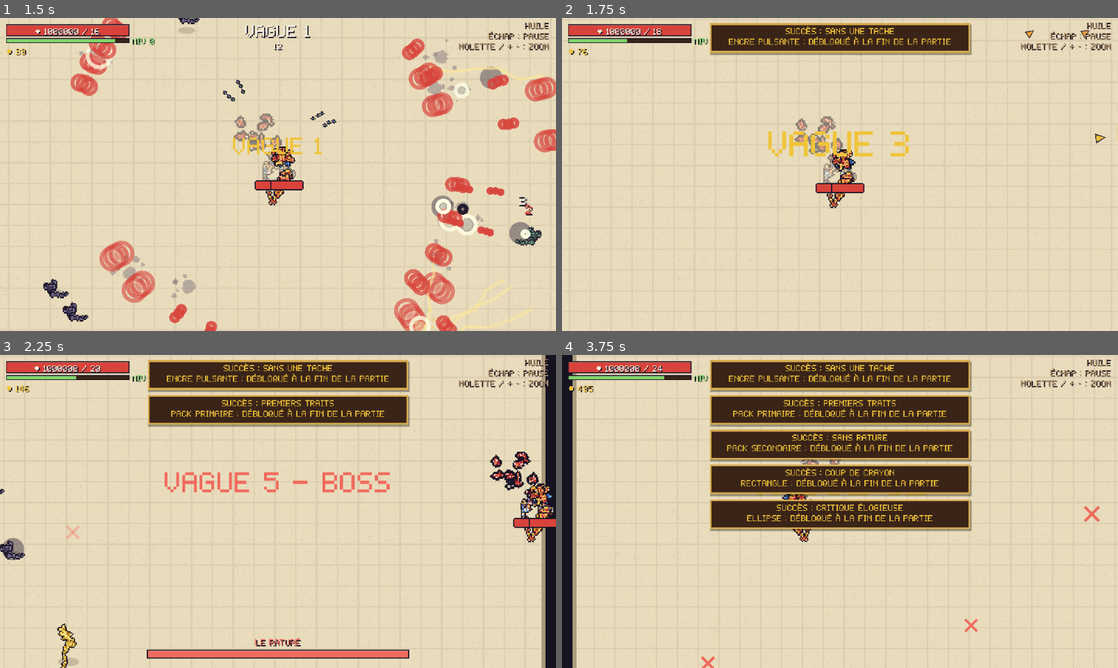
Above: before the commit, frames 1-4 (two rows, left to right).
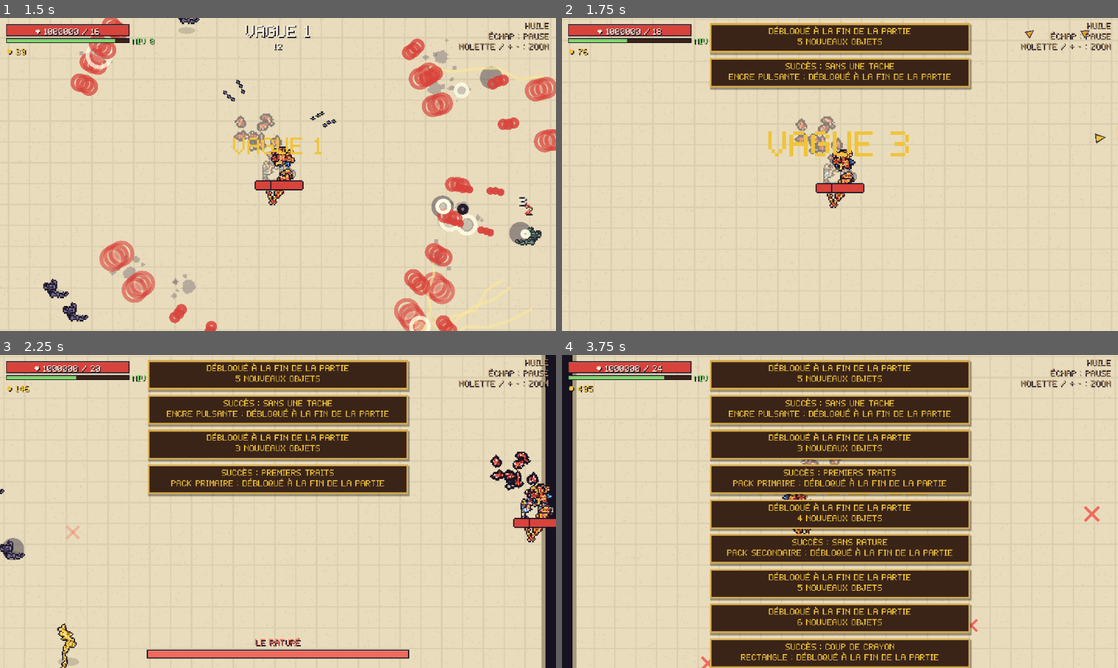
Above: after the commit, the same moments.

Repository: Vltbcq/VowelGame
Game: Godot game, scene res://tests/selftest.tscn
Same seed, same stepped clock (60 frames per second), same inputs: the game is played once before the commit and once after it. This scene is started directly instead of the project's main scene.
Inputs (mouse positions are in pixels of both pictures, inside the frame that each line leads up to):
- Up to frame 1 (1.5 s): tap Enter at 0.5 s; drag from (239, 187) to (333, 105) at 0.52 s; drag from (166, 190) to (250, 237) at 1.27 s
- Up to frame 2 (1.75 s): no input
- Up to frame 3 (2.25 s): move the mouse to (333, 442) at 2.02 s; hold D from 2.03 s (still down); tap P at 2.1 s
- Up to frame 4 (3.75 s): release D at 2.75 s; drag from (812, 574) to (673, 464) at 2.77 s; move the mouse to (1006, 558) at 3.52 s; hold A from 3.53 s (still down); tap Keypad Enter at 3.6 s

Frame 1 is identical in both runs. In frame 2, 5.6% of the frame differs, in the area x 26-74%, y 2-23%; in frame 3, 11%; in frame 4, 22%, in the area x 26-74%, y 2-100%.

Commit message:
Succès d'objets : la moitié des armes et amulettes à débloquer
- 20 armes / 62 amulettes verrouillées, absentes de la boutique
- Conditions visibles uniquement dans le Bestiaire (verrouillé / en attente / débloqué)
- Déblocage appliqué à la fin de la partie (abandon compris), une seule notif groupée
- Récap de fin épuré, une ligne par objet, liste qui défile
- Anciennes sauvegardes : ce qui est déjà prouvé est débloqué au chargement
- Test itemlocktest

Co-Authored-By: Claude Opus 5.5 <noreply@anthropic.com>

Diff:
--- a/scripts/autoload/meta.gd
+++ b/scripts/autoload/meta.gd
@@ -299,6 +299,16 @@
 
 # ------------------------------------------------------------------ Succès
 
+## Arme / amulette disponible ? (pas de condition, ou succès obtenu et partie terminée)
+func item_open(key: String) -> bool:
+	return not ItemUnlockDB.CONDS.has(key) or bool(data.get("item_unlocks", {}).get(key, false))
+
+
+## Succès d'objet obtenu (même si l'objet n'arrive qu'à la fin de la partie).
+func item_earned(key: String) -> bool:
+	return item_open(key) and ItemUnlockDB.CONDS.has(key) or key in data.get("pending_unlocks", [])
+
+
 func achieved(id: String) -> bool:
 	return bool(data.get("achievements", {}).get(id, false))
 
@@ -313,6 +323,11 @@
 func apply_pending_unlocks() -> Array:
 	var out: Array = (data.get("pending_unlocks", []) as Array).duplicate()
 	for id in out:
+		if String(id).begins_with("w:") or String(id).begins_with("a:"):
+			if not data.has("item_unlocks"):
+				data.item_unlocks = {}
+			data.item_unlocks[id] = true
+			continue
 		var a := AchievementDB.get_def(id)
 		if not a.is_empty() and level(a.unlock) == 0:
 			data.unlocks[a.unlock] = 1
@@ -334,6 +349,14 @@
 		"total_kills": int(data.get("total_kills", 0))}
 	if wins > 0:
 		data.unlocks["map2"] = 1   # déjà gagné une partie : Le Tableau noir est ouvert
+	if not data.has("item_unlocks"):
+		data.item_unlocks = {}
+	var ictx := {"cleared": ctx.cleared, "win": wins > 0, "diff": ctx.diff, "gallery": ctx.gallery,
+		"total_kills": ctx.total_kills, "runs": int(data.get("runs", 0)), "bosses": data.get("bosses_beaten", {}),
+		"total_elites": int(data.get("total_elites", 0))}
+	for key in ItemUnlockDB.CONDS:
+		if ItemUnlockDB.met(ItemUnlockDB.CONDS[key], ictx):
+			data.item_unlocks[key] = true
 	for a in AchievementDB.LIST:
 		if achieved(a.id):
 			continue
@@ -352,8 +375,30 @@
 		data.pending_unlocks = []
 	ctx = ctx.duplicate()
 	ctx.total_kills = int(data.get("total_kills", 0)) + int(ctx.get("kills", 0))
+	ctx.total_elites = int(data.get("total_elites", 0)) + int(ctx.get("elites", 0))
+	var bosses: Dictionary = (data.get("bosses_beaten", {}) as Dictionary).duplicate()
+	bosses.merge(ctx.get("bosses", {}))
+	ctx.bosses = bosses
+	ctx.runs = int(data.get("runs", 0)) + (1 if Run.active else 0)
 	ctx.gallery = (data.gallery as Array).size()
 	var changed := false
+	# Succès d'objets (armes / amulettes) : conditions visibles dans le Bestiaire
+	if not data.has("item_unlocks"):
+		data.item_unlocks = {}
+	var fresh := []
+	for key in ItemUnlockDB.CONDS:
+		if item_open(key) or key in data.pending_unlocks or not ItemUnlockDB.met(ItemUnlockDB.CONDS[key], ctx):
+			continue
+		changed = true
+		fresh.append(key)
+		if Run.active:
+			data.pending_unlocks.append(key)
+		else:
+			data.item_unlocks[key] = true
+	# Une seule notification, même si plusieurs objets tombent d'un coup
+	if not fresh.is_empty():
+		var head := "DÉBLOQUÉ À LA FIN DE LA PARTIE" if Run.active else "DÉBLOQUÉ"
+		UI.toast(head + "\n" + (ItemUnlockDB.label(fresh[0]) if fresh.size() == 1 else "%d nouveaux objets" % fresh.size()))
 	for a in AchievementDB.LIST:
 		if achieved(a.id) or not AchievementDB.met(a, ctx):
 			continue
@@ -484,6 +529,10 @@
 ## Retourne true si cette partie vient de débloquer une nouvelle carte.
 func record_run(wave_reached: int, win: bool, difficulty: int, earned: int, kills := 0, map_id := 1) -> bool:
 	var new_map := false
+	data.total_elites = int(data.get("total_elites", 0)) + Run.elite_kills
+	var bb: Dictionary = data.get("bosses_beaten", {})
+	bb.merge(Run.boss_ids)
+	data.bosses_beaten = bb
 	if win and map_id == 1 and not map_unlocked(2):
 		data.unlocks["map2"] = 1
 		new_map = true
--- a/scripts/autoload/run.gd
+++ b/scripts/autoload/run.gd
@@ -65,6 +65,8 @@
 var joconde := 0            # vagues parfaites avec La Joconde (+12% dégâts chacune)
 var revived := false        # Renaissance déjà utilisée
 var levelup_choices: Array = []   # les 3 bonus proposés au niveau en attente (sauvegardés)
+var elite_kills := 0        # élites effacées dans la partie
+var boss_ids := {}          # boss vaincus dans la partie (id -> true)
 
 
 func start(d: int, map_id := 1) -> void:
@@ -99,6 +101,8 @@
 	joconde = 0
 	revived = false
 	levelup_choices = []
+	elite_kills = 0
+	boss_ids = {}
 
 
 func diff() -> Dictionary:
@@ -395,7 +399,9 @@
 	for w in weapons:
 		legend = legend or w.rar == 3
 	return {"cleared": wave - 1 if cleared < 0 else cleared, "kills": kills, "level": level,
-		"legend": legend, "clean": clean, "win": win, "diff": difficulty}
+		"legend": legend, "clean": clean, "win": win, "diff": difficulty, "map": map,
+		"stats": stats, "gold": gold, "colors": int(char_a.get("elements", 0)), "pixels": int(char_a.get("pixels", 0)),
+		"weapons": weapons.size(), "elites": elite_kills, "bosses": boss_ids, "syn": active_synergies()}
 
 
 # ------------------------------------------------------------------ Sauvegarde de la partie en cours
@@ -409,7 +415,8 @@
 		"boss_plan": boss_plan.duplicate(), "gold": gold, "xp": xp, "xp_rest": xp_rest, "level": level,
 		"kills": kills, "bosses": bosses, "signature": signature, "bonus": bonus.duplicate(),
 		"pending_levels": pending_levels, "shop_offers": shop_offers.duplicate(true), "rerolls": rerolls,
-		"joconde": joconde, "revived": revived, "levelup_choices": levelup_choices.duplicate(true)}
+		"joconde": joconde, "revived": revived, "levelup_choices": levelup_choices.duplicate(true),
+		"elite_kills": elite_kills, "boss_ids": boss_ids.duplicate()}
 	var wa := {}
 	for k in weapon_art:
 		var e: Dictionary = weapon_art[k]
@@ -474,6 +481,8 @@
 	joconde = int(d.get("joconde", 0))
 	revived = bool(d.get("revived", false))
 	levelup_choices = d.get("levelup_choices", [])
+	elite_kills = int(d.get("elite_kills", 0))
+	boss_ids = d.get("boss_ids", {})
 	recompute()
 	hp = clampf(float(d.hp), 1.0, stats.max_hp)
 	return true
@@ -619,18 +628,20 @@
 		var rar := roll_rarity()
 		if randf() < 0.4:
 			# Les armes spéciales n'apparaissent qu'à partir de leur rareté minimum.
-			var type: String = WeaponDB.allowed_for(rar).pick_random()
+			var type: String = WeaponDB.allowed_for(rar).filter(func(t): return Meta.item_open(ItemUnlockDB.key_weapon(t))).pick_random()
 			shop_offers.append({"type": "weapon", "wtype": type, "rar": rar,
 				"price": roundi(WeaponDB.PRICE[rar] * price_mult()), "sold": false})
 		else:
 			# Légendaires = uniques : jamais une déjà possédée, ni deux fois la même en vitrine.
 			# Limite d'achat : légendaires uniques, Étiquette de prix 5 max...
 			var pool := AmuletDB.of_rarity(rar).filter(func(d):
+				if not Meta.item_open(ItemUnlockDB.key_amulet(d.id)):
+					return false   # verrouillée (succès du Bestiaire)
 				var lim := int(d.get("limit", 1 if rar == 3 else 0))
 				return lim == 0 or (amulet_count(d.id) < lim and not (lim == 1 and offered.has(d.id))))
 			if pool.is_empty():
 				rar = 2
-				pool = AmuletDB.of_rarity(2)
+				pool = AmuletDB.of_rarity(2).filter(func(d): return Meta.item_open(ItemUnlockDB.key_amulet(d.id)))
 			var def: Dictionary = pool.pick_random()
 			offered[def.id] = true
 			shop_offers.append({"type": "amulet", "id": def.id, "rar": rar,
--- /dev/null
+++ b/scripts/data/item_unlock_db.gd
@@ -0,0 +1,211 @@
+class_name ItemUnlockDB
+extends RefCounted
+## Succès qui DÉBLOQUENT des armes et des amulettes (la moitié du jeu). Un objet verrouillé
+## n'apparaît pas en boutique. Les conditions ne sont affichées que dans le Bestiaire.
+## Obtenu pendant une partie : l'objet n'est disponible qu'à la fin de la partie.
+## Clés : "w:<type d'arme>" ou "a:<id d'amulette>".
+##
+## kind : "stat" (stat du perso >= v), "gold" (or en poche >= v), "colors" (couleurs du perso),
+## "pixels" (pixels du perso), "solo" (vague v finie avec une seule arme), "wave" (vague finie),
+## "wave2" (vague finie sur Le Tableau noir), "win" (partie gagnée, difficulté >= v),
+## "win2" (partie gagnée sur Le Tableau noir), "kills" / "elites" (ennemis / élites tués, toutes
+## parties), "level", "boss" (boss vaincu), "runs" (parties jouées), "syn" (synergie de
+## l'élément el active à la vague v ou plus), "syn2" (v synergies actives en même temps),
+## "legend" (arme légendaire), "clean" (vague >= v finie sans perdre de PV), "gallery".
+
+const CONDS := {
+	# --- Armes à ratio : leur stat
+	"w:plume": {"kind": "solo", "v": 5},
+	"w:rouleau": {"kind": "stat", "stat": "max_hp", "v": 80},
+	"w:chevalet_bouclier": {"kind": "stat", "stat": "armor", "v": 15},
+	"w:aerographe": {"kind": "stat", "stat": "speed", "v": 40},
+	"w:cutter": {"kind": "stat", "stat": "crit", "v": 40},
+	"w:compte_gouttes": {"kind": "stat", "stat": "luck", "v": 40},
+	"w:pinceau_dore": {"kind": "gold", "v": 150},
+	"w:regle": {"kind": "stat", "stat": "range", "v": 50},
+	"w:nuancier": {"kind": "colors", "v": 4},
+	"w:silhouette": {"kind": "pixels", "v": 450},
+	"w:pipette": {"kind": "stat", "stat": "lifesteal", "v": 20},
+	# --- Épiques / légendaires
+	"w:ciseaux": {"kind": "elites", "v": 30},
+	"w:loupe": {"kind": "boss", "boss": "critique"},
+	"w:avion": {"kind": "wave", "v": 10},
+	"w:eventail": {"kind": "kills", "v": 3000},
+	"w:crayon_hb": {"kind": "level", "v": 12},
+	"w:retouche": {"kind": "win", "v": 0},
+	"w:miroir_deformant": {"kind": "boss", "boss": "muse"},
+	"w:grande_signature": {"kind": "kills", "v": 10000},
+	"w:point_final": {"kind": "boss", "boss": "toile"},
+	# --- Amulettes : vol de vie, épines, éléments
+	"a:encre_rouge": {"kind": "stat", "stat": "lifesteal", "v": 8},
+	"a:encre_carmin": {"kind": "stat", "stat": "lifesteal", "v": 15},
+	"a:calice": {"kind": "stat", "stat": "lifesteal", "v": 25},
+	"a:chauve_souris": {"kind": "kills", "v": 2000},
+	"a:pacte_sang": {"kind": "win2"},
+	"a:carapace": {"kind": "stat", "stat": "armor", "v": 10},
+	"a:oursin": {"kind": "stat", "stat": "thorns", "v": 5},
+	"a:cactus": {"kind": "stat", "stat": "max_hp", "v": 70},
+	"a:ronces": {"kind": "stat", "stat": "thorns", "v": 10},
+	"a:herisson": {"kind": "stat", "stat": "thorns", "v": 20},
+	"a:allumette": {"kind": "syn", "el": 1, "v": 1},
+	"a:braise": {"kind": "syn", "el": 1, "v": 8},
+	"a:givre": {"kind": "syn", "el": 2, "v": 1},
+	"a:stalactite": {"kind": "syn", "el": 2, "v": 8},
+	"a:paratonnerre": {"kind": "syn", "el": 3, "v": 1},
+	"a:dynamo": {"kind": "syn", "el": 3, "v": 8},
+	"a:fiole": {"kind": "syn", "el": 4, "v": 1},
+	"a:champignon": {"kind": "syn", "el": 4, "v": 8},
+	"a:grimoire": {"kind": "syn", "el": 5, "v": 1},
+	"a:pentacle": {"kind": "syn", "el": 5, "v": 8},
+	"a:vitrail": {"kind": "syn", "el": 6, "v": 1},
+	"a:aureole": {"kind": "syn", "el": 6, "v": 8},
+	"a:cercle_chromatique": {"kind": "colors", "v": 6},
+	"a:alchimie": {"kind": "syn2", "v": 2},
+	# --- Amulettes : le reste
+	"a:spatule": {"kind": "wave", "v": 4},
+	"a:viseur": {"kind": "wave", "v": 4},
+	"a:chiffon": {"kind": "runs", "v": 3},
+	"a:encre_sympathique": {"kind": "stat", "stat": "luck", "v": 15},
+	"a:godet": {"kind": "stat", "stat": "el_power", "v": 20},
+	"a:etiquette_prix": {"kind": "gold", "v": 100},
+	"a:timbre": {"kind": "stat", "stat": "thorns", "v": 3},
+	"a:gommette": {"kind": "level", "v": 6},
+	"a:aimant_pepites": {"kind": "gold", "v": 120},
+	"a:crayon_couleur": {"kind": "colors", "v": 3},
+	"a:ombre_portee": {"kind": "stat", "stat": "dodge", "v": 30},
+	"a:pansement": {"kind": "level", "v": 10},
+	"a:cadran_solaire": {"kind": "wave", "v": 8},
+	"a:taille_douce": {"kind": "stat", "stat": "armor", "v": 12},
+	"a:encre_invisible": {"kind": "elites", "v": 15},
+	"a:papier_verre": {"kind": "kills", "v": 1500},
+	"a:bulle_soin": {"kind": "runs", "v": 5},
+	"a:elastique": {"kind": "wave", "v": 9},
+	"a:correcteur": {"kind": "wave2", "v": 3},
+	"a:cachet_cire": {"kind": "elites", "v": 40},
+	"a:kaleidoscope": {"kind": "colors", "v": 5},
+	"a:lanterne": {"kind": "boss", "boss": "rature"},
+	"a:ressort": {"kind": "stat", "stat": "range", "v": 40},
+	"a:metronome": {"kind": "stat", "stat": "atk_speed", "v": 50},
+	"a:pierre_aiguiser": {"kind": "legend"},
+	"a:boussole": {"kind": "wave", "v": 11},
+	"a:papillon": {"kind": "stat", "stat": "crit", "v": 50},
+	"a:encre_seiche": {"kind": "wave2", "v": 8},
+	"a:echelle": {"kind": "level", "v": 15},
+	"a:accordeon": {"kind": "stat", "stat": "speed", "v": 50},
+	"a:bouclier_papier": {"kind": "clean", "v": 10},
+	"a:mise_abyme": {"kind": "win", "v": 1},
+	"a:midas": {"kind": "gold", "v": 300},
+	"a:palimpseste": {"kind": "level", "v": 20},
+	"a:fresque": {"kind": "gallery", "v": 100},
+	"a:autographe": {"kind": "boss", "boss": "professeur"},
+	"a:nuit_etoilee": {"kind": "kills", "v": 20000},
+	"a:derniere_touche": {"kind": "win", "v": 2},
+}
+
+const STAT_NAMES := {"max_hp": "PV max", "armor": "d'armure", "speed": "% de vitesse", "crit": "% de critique",
+	"luck": "de chance", "range": "% de portée", "lifesteal": "% de vol de vie", "thorns": "d'épines",
+	"el_power": "% de puissance élémentaire", "dodge": "% d'esquive", "atk_speed": "% de vitesse d'attaque"}
+
+
+static func key_weapon(type: String) -> String:
+	return "w:" + type
+
+
+static func key_amulet(id: String) -> String:
+	return "a:" + id
+
+
+## Nom lisible d'une clé ("Arme : Plume solitaire").
+static func label(key: String) -> String:
+	if key.begins_with("w:"):
+		return "Arme : " + String(WeaponDB.get_def(key.substr(2)).name)
+	return "Amulette : " + String(AmuletDB.get_def(key.substr(2)).name)
+
+
+## Condition en clair (affichée dans le Bestiaire).
+static func text(c: Dictionary) -> String:
+	match String(c.kind):
+		"stat":
+			return "Atteins %d %s dans une partie." % [int(c.v), STAT_NAMES.get(c.stat, c.stat)]
+		"gold":
+			return "Aie %d or en poche." % int(c.v)
+		"colors":
+			return "Joue un perso avec %d couleurs différentes." % int(c.v)
+		"pixels":
+			return "Joue un perso de %d pixels ou plus." % int(c.v)
+		"solo":
+			return "Termine la vague %d avec une seule arme." % int(c.v)
+		"wave":
+			return "Termine la vague %d." % int(c.v)
+		"wave2":
+			return "Termine la vague %d sur Le Tableau noir." % int(c.v)
+		"win":
+			return "Gagne une partie" + (" en %s ou plus dur." % Meta.DIFFICULTIES[int(c.v)].name if int(c.v) > 0 else ".")
+		"win2":
+			return "Gagne une partie sur Le Tableau noir."
+		"kills":
+			return "Efface %d ennemis (toutes parties)." % int(c.v)
+		"elites":
+			return "Efface %d élites (toutes parties)." % int(c.v)
+		"level":
+			return "Atteins le niveau %d dans une partie." % int(c.v)
+		"boss":
+			return "Vaincs %s." % String(EnemyDB.get_def(c.boss).name)
+		"runs":
+			return "Joue %d parties." % int(c.v)
+		"syn":
+			var el: String = Pal.NAMES[int(c.el)]
+			return ("Active la synergie %s (3 armes %s)." % [el, el]) if int(c.v) <= 1 else ("Aie la synergie %s active à la vague %d." % [el, int(c.v)])
+		"syn2":
+			return "Aie %d synergies d'éléments actives en même temps." % int(c.v)
+		"legend":
+			return "Possède une arme légendaire."
+		"clean":
+			return "Termine une vague %d ou plus sans perdre de PV." % int(c.v)
+		"gallery":
+			return "Aie %d dessins dans ta galerie." % int(c.v)
+	return "?"
+
+
+## La condition est-elle remplie ? ctx : voir Run.achievement_ctx() + Meta.check_achievements().
+static func met(c: Dictionary, ctx: Dictionary) -> bool:
+	match String(c.kind):
+		"stat":
+			return float((ctx.get("stats", {}) as Dictionary).get(c.stat, 0.0)) >= float(c.v)
+		"gold":
+			return int(ctx.get("gold", 0)) >= int(c.v)
+		"colors":
+			return int(ctx.get("colors", 0)) >= int(c.v)
+		"pixels":
+			return int(ctx.get("pixels", 0)) >= int(c.v)
+		"solo":
+			return int(ctx.get("cleared", 0)) >= int(c.v) and int(ctx.get("weapons", 99)) <= 1
+		"wave":
+			return int(ctx.get("cleared", 0)) >= int(c.v)
+		"wave2":
+			return int(ctx.get("map", 1)) == 2 and int(ctx.get("cleared", 0)) >= int(c.v)
+		"win":
+			return bool(ctx.get("win", false)) and int(ctx.get("diff", 0)) >= int(c.v)
+		"win2":
+			return bool(ctx.get("win", false)) and int(ctx.get("map", 1)) == 2
+		"kills":
+			return int(ctx.get("total_kills", 0)) >= int(c.v)
+		"elites":
+			return int(ctx.get("total_elites", 0)) >= int(c.v)
+		"level":
+			return int(ctx.get("level", 0)) >= int(c.v)
+		"boss":
+			return (ctx.get("bosses", {}) as Dictionary).has(c.boss)
+		"runs":
+			return int(ctx.get("runs", 0)) >= int(c.v)
+		"syn":
+			return (ctx.get("syn", {}) as Dictionary).has(int(c.el)) and int(ctx.get("cleared", 0)) >= int(c.v) - 1
+		"syn2":
+			return (ctx.get("syn", {}) as Dictionary).size() >= int(c.v)
+		"legend":
+			return bool(ctx.get("legend", false))
+		"clean":
+			return bool(ctx.get("clean", false)) and int(ctx.get("cleared", 0)) >= int(c.v)
+		"gallery":
+			return int(ctx.get("gallery", 0)) >= int(c.v)
+	return false
--- a/scripts/game/arena.gd
+++ b/scripts/game/arena.gd
@@ -640,6 +640,10 @@
 		return
 	e.dead = true
 	Run.kills += 1
+	if e.elite:
+		Run.elite_kills += 1
+	if e.is_boss:
+		Run.boss_ids[e.id] = true
 	Sfx.play("kill")
 	var col: Color = Pal.main_color(e.element) if e.element > 0 else Pal.SHADES[0][1]
 	_splat(e.position, e.radius, col)
--- a/scripts/ui/choice_screens.gd
+++ b/scripts/ui/choice_screens.gd
@@ -167,24 +167,34 @@
 
 ## Panneau « Nouveautés débloquées » : un succès par ligne et ce qu'il débloque.
 static func _recap_panel(root: Control, unlocked: Array, pos: Vector2) -> void:
+	# Épuré : une ligne par nouveauté (catégorie + nom). Au-delà de 9 lignes, la liste défile.
+	var rows := unlocked.size()
+	var list_h := minf(rows * 18.0, 162.0)
 	var p := UI.panel(Pal.PANEL, Pal.ACCENT, 2)
-	var h := 40.0 + unlocked.size() * 30.0
-	UI.put(root, p, pos, Vector2(300, minf(h, 200.0)))
-	UI.put(p, UI.label("NOUVEAUTÉS DÉBLOQUÉES", 10, Pal.ACCENT, HORIZONTAL_ALIGNMENT_CENTER), Vector2(0, 8), Vector2(300, 12))
-	var y := 28.0
-	for id in unlocked:
-		if y > 180.0:
-			break
-		if String(id).begins_with("map:"):
-			UI.put(p, UI.label("★ Nouvelle salle : " + String(MapDB.get_def(int(String(id).substr(4))).name), 10, Pal.ACCENT), Vector2(12, y), Vector2(276, 12))
-			UI.put(p, UI.label("Choisis-la au lancement d'une partie", 10, Pal.DIM), Vector2(24, y + 12), Vector2(264, 12))
-			y += 30.0
-			continue
-		var a := AchievementDB.get_def(id)
-		var u := UnlockDB.get_def(a.unlock)
-		UI.put(p, UI.label("★ " + String(u.name), 10, Pal.GOOD), Vector2(12, y), Vector2(276, 12))
-		UI.put(p, UI.label("Succès « %s »" % a.name, 10, Pal.DIM), Vector2(24, y + 12), Vector2(264, 12))
-		y += 30.0
+	UI.put(root, p, pos, Vector2(300, 36.0 + list_h))
+	UI.put(p, UI.label("DÉBLOQUÉ (%d)" % rows if rows > 9 else "DÉBLOQUÉ", 10, Pal.ACCENT, HORIZONTAL_ALIGNMENT_CENTER), Vector2(0, 8), Vector2(300, 12))
+	var sc := ScrollContainer.new()
+	sc.horizontal_scroll_mode = ScrollContainer.SCROLL_MODE_DISABLED
+	UI.put(p, sc, Vector2(14, 26), Vector2(282, list_h + 4))
+	var vb := VBoxContainer.new()
+	vb.add_theme_constant_override("separation", 6)
+	vb.custom_minimum_size = Vector2(262, 0)
+	sc.add_child(vb)
+	for i in rows:
+		var id := String(unlocked[i])
+		var txt := ""
+		var col := Pal.GOOD
+		if id.begins_with("map:"):
+			txt = "Salle : " + String(MapDB.get_def(int(id.substr(4))).name)
+			col = Pal.ACCENT
+		elif id.begins_with("w:") or id.begins_with("a:"):
+			txt = ItemUnlockDB.label(id)
+		else:
+			var a := AchievementDB.get_def(id)
+			txt = "Atelier : " + String(UnlockDB.get_def(a.unlock).name)
+		var l := UI.label("★ " + txt, 10, col)
+		l.custom_minimum_size = Vector2(262, 12)
+		vb.add_child(l)
 
 
 class _Screen extends Control:
--- a/scripts/ui/codex_screen.gd
+++ b/scripts/ui/codex_screen.gd
@@ -131,7 +131,7 @@
 		if tab == "amulettes":
 			b.add_theme_color_override("font_color", Pal.RARITY[AmuletDB.get_def(iid).rar])
 		var d = null if locked else Meta.bestiary_get(_slots(iid)[0][0])
-		if locked:
+		if locked or not Meta.item_open(_item_key(iid)):
 			b.add_theme_color_override("font_color", Pal.DISABLED)
 		var th := UI.thumb(Analyzer.trim(d.image) if d != null else Gfx.icon(Gfx.ICON_UNKNOWN), Vector2(18, 18))
 		th.position = Vector2(4, 3)
@@ -219,8 +219,29 @@
 			_build()))
 
 
+## Clé de succès d'objet de cet élément ("" pour les ennemis).
+func _item_key(id: String) -> String:
+	match tab:
+		"armes":
+			return ItemUnlockDB.key_weapon(id)
+		"amulettes":
+			return ItemUnlockDB.key_amulet(id)
+	return ""
+
+
 func _stats_text(id: String) -> String:
 	var L := []
+	# Succès qui débloque cet objet (uniquement affiché ici, dans le Bestiaire)
+	var ik := _item_key(id)
+	if ItemUnlockDB.CONDS.has(ik):
+		var cond := ItemUnlockDB.text(ItemUnlockDB.CONDS[ik])
+		if Meta.item_open(ik):
+			L.append("✓ Débloqué · " + cond)
+		elif ik in Meta.data.get("pending_unlocks", []):
+			L.append("⌛ Obtenu : disponible à la fin de la partie · " + cond)
+		else:
+			L.append("VERROUILLÉ · Succès : " + cond)
+		L.append("")
 	match tab:
 		"armes":
 			var def := WeaponDB.get_def(id)
--- /dev/null
+++ b/tests/itemlocktest.gd
@@ -0,0 +1,81 @@
+extends Node
+## Test des objets verrouillés par succès : boutique filtrée, déblocage en fin de partie, récap.
+## Godot --path . res://tests/itemlocktest.tscn [-- <capture.png>]
+
+var fails := 0
+
+
+func _check(ok: bool, what: String) -> void:
+	if not ok:
+		print("FAIL " + what)
+		fails += 1
+
+
+func _ready() -> void:
+	Meta.no_save = true
+	Meta.settings = Meta.settings.duplicate()
+	Meta.settings.tips = false
+	Meta.data = Meta.data.duplicate(true)
+	Meta.data.item_unlocks = {}
+	Meta.data.pending_unlocks = []
+	await get_tree().process_frame
+	var nw := 0
+	var na := 0
+	for k in ItemUnlockDB.CONDS:
+		if k.begins_with("w:"):
+			nw += 1
+			_check(WeaponDB.TYPES.has(k.substr(2)), "arme existe : " + k)
+		else:
+			na += 1
+			_check(not AmuletDB.get_def(k.substr(2)).is_empty(), "amulette existe : " + k)
+		_check(ItemUnlockDB.text(ItemUnlockDB.CONDS[k]) != "?", "condition lisible : " + k)
+	print("verrouillés : %d armes / %d amulettes" % [nw, na])
+
+	# Boutique : jamais d'objet verrouillé
+	Run.start(0, 1)
+	var bad := 0
+	for n in 400:
+		Run.wave = 1 + n % 20
+		Run.roll_shop()
+		for o in Run.shop_offers:
+			var key := ""
+			if o.type == "weapon":
+				key = ItemUnlockDB.key_weapon(o.wtype)
+			elif o.type == "amulet":
+				key = ItemUnlockDB.key_amulet(o.id)
+			if key != "" and not Meta.item_open(key):
+				bad += 1
+	_check(bad == 0, "boutique sans objet verrouillé (%d fautifs)" % bad)
+
+	# Pendant la partie : en attente, pas encore dispo
+	Run.gold = 200
+	Run.stats.lifesteal = 30.0
+	Meta.check_achievements(Run.achievement_ctx(3))
+	var pend: Array = Meta.data.pending_unlocks
+	_check("w:pinceau_dore" in pend and "a:calice" in pend, "succès obtenus en partie -> en attente")
+	_check(not Meta.item_open("w:pinceau_dore"), "pas dispo avant la fin de la partie")
+	var got := Meta.apply_pending_unlocks()
+	_check(Meta.item_open("w:pinceau_dore") and Meta.item_open("a:calice"), "dispo après la fin de la partie")
+	_check(Meta.item_open("w:epee"), "arme classique toujours dispo")
+
+	# Récap : liste qui défile quand il y a beaucoup de lignes
+	var many := got.duplicate()
+	for k in ItemUnlockDB.CONDS.keys().slice(0, 20):
+		many.append(k)
+	var scr := ChoiceScreens.end_run(false, 42, many)
+	scr.size = Vector2(640, 360)
+	add_child(scr)
+	for f in 3:
+		await get_tree().process_frame
+	var scs := scr.find_children("*", "ScrollContainer", true, false)
+	_check(scs.size() == 1, "récap avec défilement")
+	if scs.size() == 1:
+		var sc: ScrollContainer = scs[0]
+		_check(sc.get_v_scroll_bar().max_value > sc.size.y, "la liste dépasse et défile")
+	var args := OS.get_cmdline_user_args()
+	if args.size() > 0:
+		await RenderingServer.frame_post_draw
+		get_viewport().get_texture().get_image().save_png(args[0])
+	Run.active = false
+	print("ITEMLOCK : %d échec(s)" % fails)
+	get_tree().quit(1 if fails else 0)
--- /dev/null
+++ b/tests/itemlocktest.tscn
@@ -0,0 +1,6 @@
+[gd_scene load_steps=2 format=3]
+
+[ext_resource type="Script" path="res://tests/itemlocktest.gd" id="1"]
+
+[node name="ItemLockTest" type="Node"]
+script = ExtResource("1")
Not shown, added: scripts/data/item_unlock_db.gd.uid
Not shown, added: tests/amulettest.gd.uid
Not shown, added: tests/devtest.gd.uid
Not shown, added: tests/scaletest.gd.uid
Not shown, added: tests/wave3test.gd.uid
